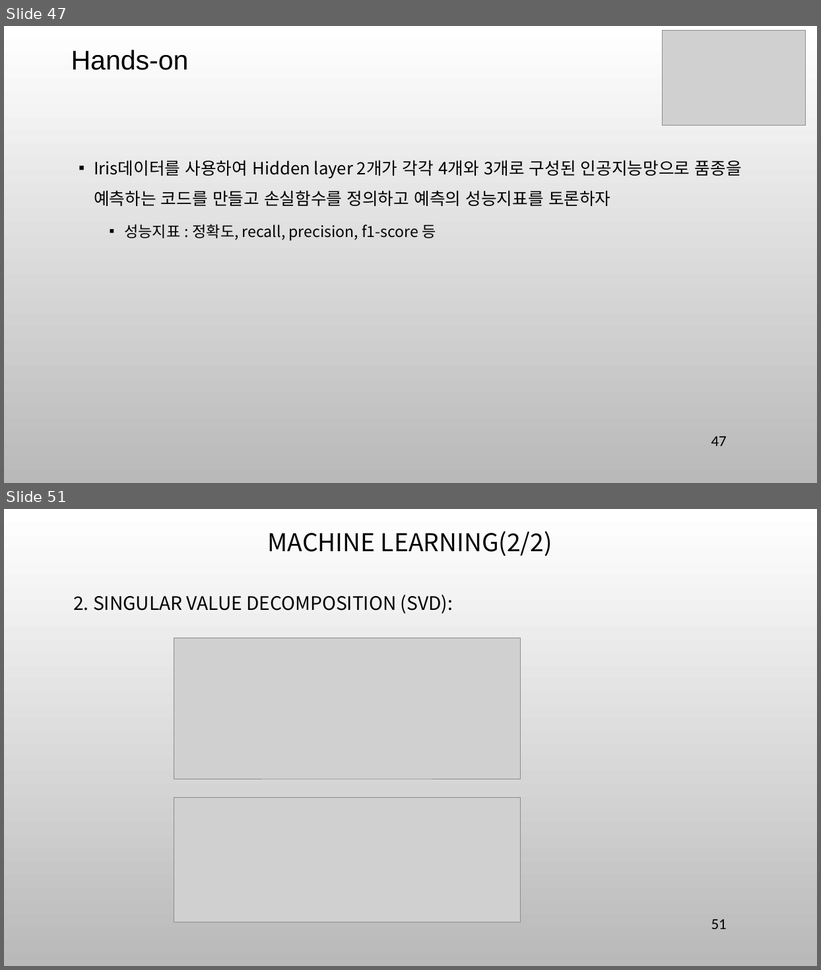
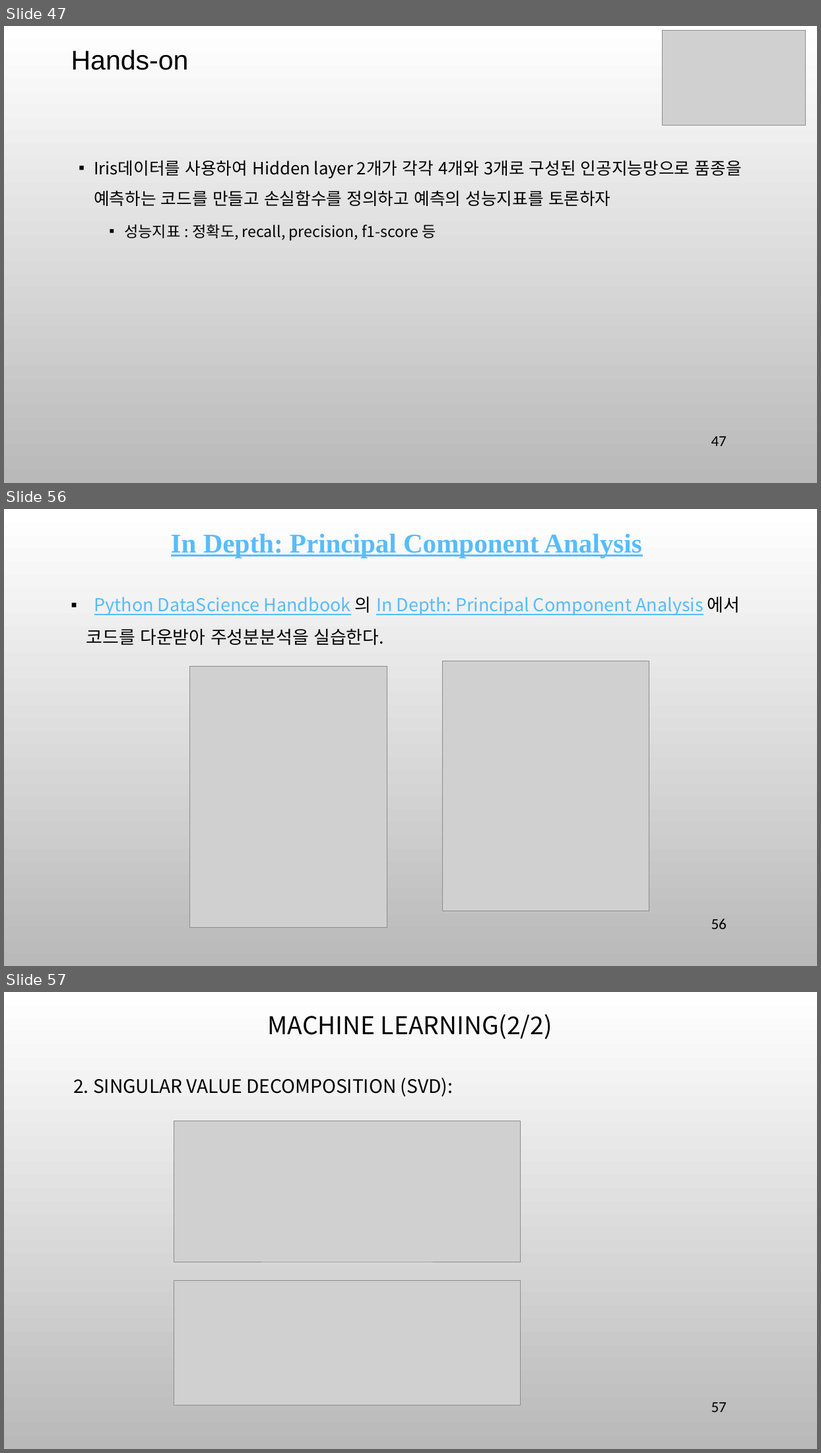
Before and after one commit to ancestor9/mathematics-for-machine-learning, a slide deck: 7_Applications of mathematics.pptx. Shown one above the other, each under a label of ours: slides 47 and 51 before the commit, slides 47, 56 and 57 after it; the slides between them are not shown. The pictures are 821x970 and 821x1453 pixels, drawn with LibreOffice and Linux fonts; fonts in the diff are those of the drawing; grey boxes stand for pictures; background and template pictures are left out. Boxes give left, top, right and bottom in pixels: in the first picture for what was removed or moved away, otherwise in the second. Text is boxed around its words. In the diff, an @@ line names an element or a change of style, - is before the commit and + after.

```diff
--- a/7_Applications of mathematics.pptx
+++ b/7_Applications of mathematics.pptx
@@ slide 56 added at bbox=[4, 509, 817, 966], background picture (left out) @@
@@ text added at bbox=[171, 533, 642, 558], 32 pt, text #56BCFE, bold, underline @@
+In Depth: Principal Component Analysis
@@ text added at bbox=[86, 596, 741, 645], 21 pt, text #56BCFE, underline @@
+▪ Python DataScience Handbook 의 In Depth: Principal Component Analysis 에서 코드를 다운받아 주성분분석을 실습한다.
@@ picture added at bbox=[189, 666, 387, 927] @@
@@ picture added at bbox=[443, 661, 649, 912] @@
@@ page number added at bbox=[712, 919, 727, 929], 18 pt, text #000000 @@
+56
@@ what was slide 51 is now slide 57 @@
@@ page number at bbox=[712, 1403, 727, 1412]: text changed @@
-51
+57
```
Also in this commit, not shown: 7 slides changed, 5 other slides added, 11 slides removed.
